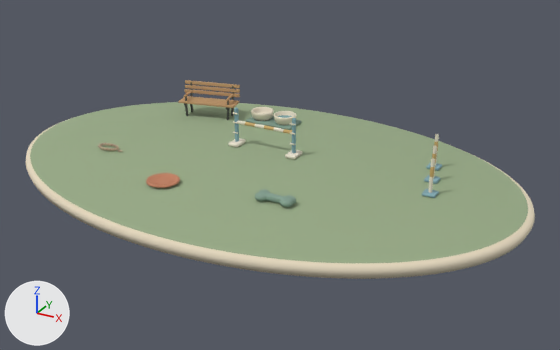
Two versions of the glTF model public/models/yard-furniture.glb, one commit apart.
Rendered twice from a camera (50 mm lens) standing at (12.81, -21.85, 10.66) and looking at (0.89, -0.18, -0.18). The axes (+X, +Y, +Z) are drawn at lower left. The lights are the same throughout. The older version comes first. Where no turn or scale is listed for an object, it has been applied to the vertices. Vertices at exactly the same position are counted once.

Objects in the first picture: 'Agility blue', 'Agility cream', 'Disc grip ring', 'Lawn edge', 'Lawn surface', 'Warm graphite', 'Warm ivory ceramic', 'Yard oak' and 4 more.
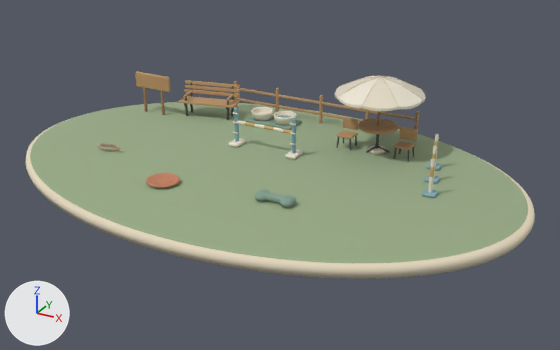
What changed in the scene script:
```text
Change me_큐브_035:
    used by ob_agility_cream; location = (-1.7, 1.2, 0.07)
    remove me_큐브_035.from_pydata(...)  # 864 vertices, 1600 faces; spans x -0.21..7.86, y -0.87..1.46, z -0.07..1.2
    add me_큐브_035.from_pydata(...)  # 989 vertices, 1840 faces; spans x -0.21..7.86, y -0.87..3.5, z -0.07..2.75
    me_큐브_035 part 1: a new loose piece of 125 vertices spanning x 3.25..6.45, y 0.3..3.5, z 2.02..2.75, in mat_agility_cream (pale yellow #ece5d3)
Change me_큐브_021:
    used by ob_oak_end_grain; location = (-2.15, 4.0, 0.2)
    remove me_큐브_021.from_pydata(...)  # 1248 vertices, 2444 faces; spans x -0.338..0.184, y -0.263..0.281, z -0.023..0.023
    add me_큐브_021.from_pydata(...)  # 1456 vertices, 2836 faces; spans x -4.945..5.338, y -1.455..0.281, z -0.195..2.605
    me_큐브_021 part 2: a new loose piece of 96 vertices spanning x -4.945..-4.855, y -1.455..-1.345, z -0.195..1.205, in mat_oak_end_grain (brown #a27c59)
    me_큐브_021 part 3: a new loose piece of 96 vertices spanning x -4.045..-3.955, y -1.455..-1.345, z -0.195..1.205, in mat_oak_end_grain (brown #a27c59)
    other edits to the shape of me_큐브_021 do not show in these pictures
Change me_큐브_008:
    used by ob_warm_graphite; location = (-5.24, 2.97, 0.29)
    remove me_큐브_008.from_pydata(...)  # 960 vertices, 1880 faces; spans x -0.19..1.85, y -0.15..1.08, z -0.29..0.96
    add me_큐브_008.from_pydata(...)  # 1152 vertices, 2072 faces; spans x -0.19..9.8, y -0.37..1.08, z -0.29..0.96
    me_큐브_008 part 4: 192 vertices added at x 6.97..9.8, y -0.37..0.57, z -0.26..0.65
Change me_ceramic_pet_bowl:
    used by ob_warm_ivory_ceramic; location = (-5.75, 2.2, 0.0)
    remove me_ceramic_pet_bowl.from_pydata(...)  # 1284 vertices, 2560 faces; spans x 3.07..5.03, y 1.34..2.26, z 0.09..0.43
    add me_ceramic_pet_bowl.from_pydata(...)  # 1507 vertices, 2992 faces; spans x 3.07..10.5, y -0.7..2.5, z 0.0..2.82
    me_ceramic_pet_bowl part 5: a new loose piece of 125 vertices spanning x 7.3..10.5, y -0.7..2.5, z 2.09..2.82, in mat_warm_ivory_ceramic (pale yellow #e6ddc7)
    me_ceramic_pet_bowl part 6: a new loose piece of 98 vertices spanning x 8.58..9.22, y 0.58..1.22, z 0.0..0.12, in mat_warm_ivory_ceramic (pale yellow #e6ddc7)
Change me_큐브:
    used by ob_yard_oak; location = (-4.33, 3.09, 0.61)
    remove me_큐브.from_pydata(...)  # 960 vertices, 1880 faces; spans x -1.34..1.18, y -0.32..1.03, z -0.04..0.69
    add me_큐브.from_pydata(...)  # 2190 vertices, 4288 faces; spans x -3.13..8.91, y -0.74..1.82, z -0.61..1.07
    me_큐브 part 7: 1138 vertices added at x 0.27..8.91, y -0.74..1.82, z -0.61..0.55
    me_큐브 part 8: 92 vertices added at x -3.13..-1.41, y -0.55..-0.42, z 0.42..1.07
Add me_parasol_seam:
    me_parasol_seam.from_pydata(...)  # 184 vertices, 256 faces; spans x 1.55..4.75, y 1.5..4.7, z 2.23..2.84
    me_parasol_seam.materials.append(mat_natural_cotton)  # beige #cebfa2
Add ob_natural_cotton:
    ob_natural_cotton = bpy.data.objects.new('Natural cotton', me_parasol_seam)
    ob_natural_cotton.location = (0.0, 0.0, 0.0)
```

What differs and where, as boxes [x1, y1, x2, y2] in the pictures (560 x 350 px):
'Yard oak', reshaped (352% wider, 172% taller)
    before: [178, 80, 240, 108]
    after: [135, 72, 419, 150]
'Warm ivory ceramic', reshaped (280% wider, 316% taller)
    before: [251, 107, 296, 125]
    after: [251, 76, 425, 154]
'Agility cream', reshaped (44% taller)
    before: [228, 112, 439, 193]
    after: [228, 76, 439, 193]
'Warm graphite', reshaped (353% wider, 108% taller)
    before: [184, 82, 234, 120]
    after: [184, 82, 414, 162]
'Oak end grain', reshaped (not visible before)
    after: [143, 87, 380, 126]
'Natural cotton', added
    after: [339, 75, 422, 107]
part 1 of me_큐브_035, added (pale yellow)
    after: [338, 76, 423, 109]
part 2 of me_큐브_021, added
    after: [143, 87, 148, 112]
part 3 of me_큐브_021, added
    after: [161, 91, 165, 115]
part 4 of me_큐브_008, added
    after: [337, 134, 414, 162]
part 5 of me_ceramic_pet_bowl, added (pale yellow)
    after: [335, 76, 425, 111]
part 6 of me_ceramic_pet_bowl, added
    after: [368, 145, 385, 154]
part 7 of me_큐브, added (brown)
    after: [234, 81, 419, 150]
part 8 of me_큐브, added (brown)
    after: [135, 72, 170, 92]
